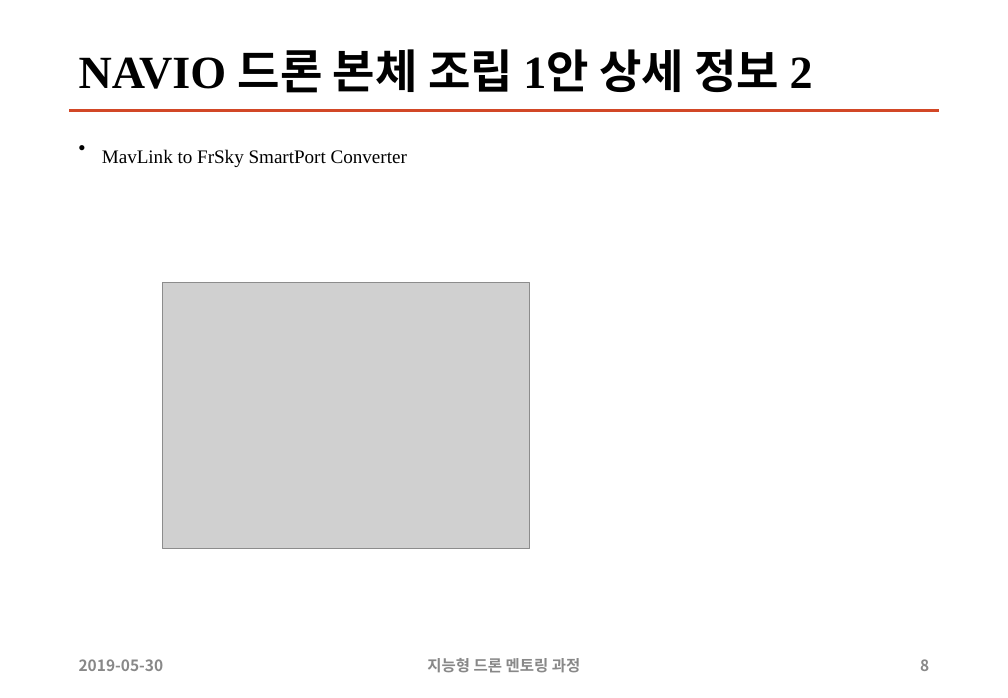
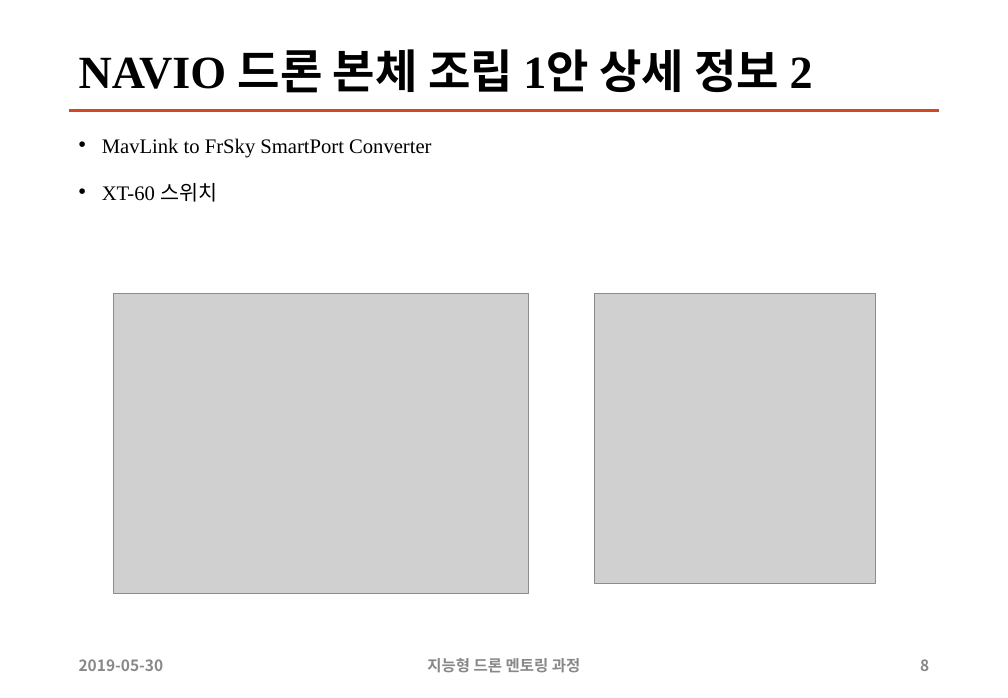
Before and after one commit to sunabove/autopilot_doc, a slide deck: slide 8 of 120 구매/108 2차 지능형 드론 멘토링 HW 구매 목록 19년 6월 V1.2.1.pptx. Drawn at 1008x698 pixels with LibreOffice and Linux fonts; fonts in the diff are those of the drawing; grey boxes stand for pictures. Boxes give left, top, right and bottom in pixels: in the first picture for what was removed or moved away, otherwise in the second. Text is boxed around its words. In the diff, an @@ line names an element or a change of style, - is before the commit and + after.

```diff
--- a/120 구매/108 2차 지능형 드론 멘토링 HW 구매 목록 19년 6월 V1.2.1.pptx
+++ b/120 구매/108 2차 지능형 드론 멘토링 HW 구매 목록 19년 6월 V1.2.1.pptx
@@ text at box(102, 138, 431, 158): size 14.8 to 16 pt in "MavLink to FrSky SmartPort Converter" @@
@@ text at box(102, 183, 217, 202): paragraph added @@
+• XT-60 스위치
@@ picture: place and size @@
-picture at box(163, 283, 531, 548)
+picture at box(114, 293, 529, 593)
@@ picture added at box(595, 293, 876, 583) @@
```
Also in this commit, not shown: 1 other slide changed.
